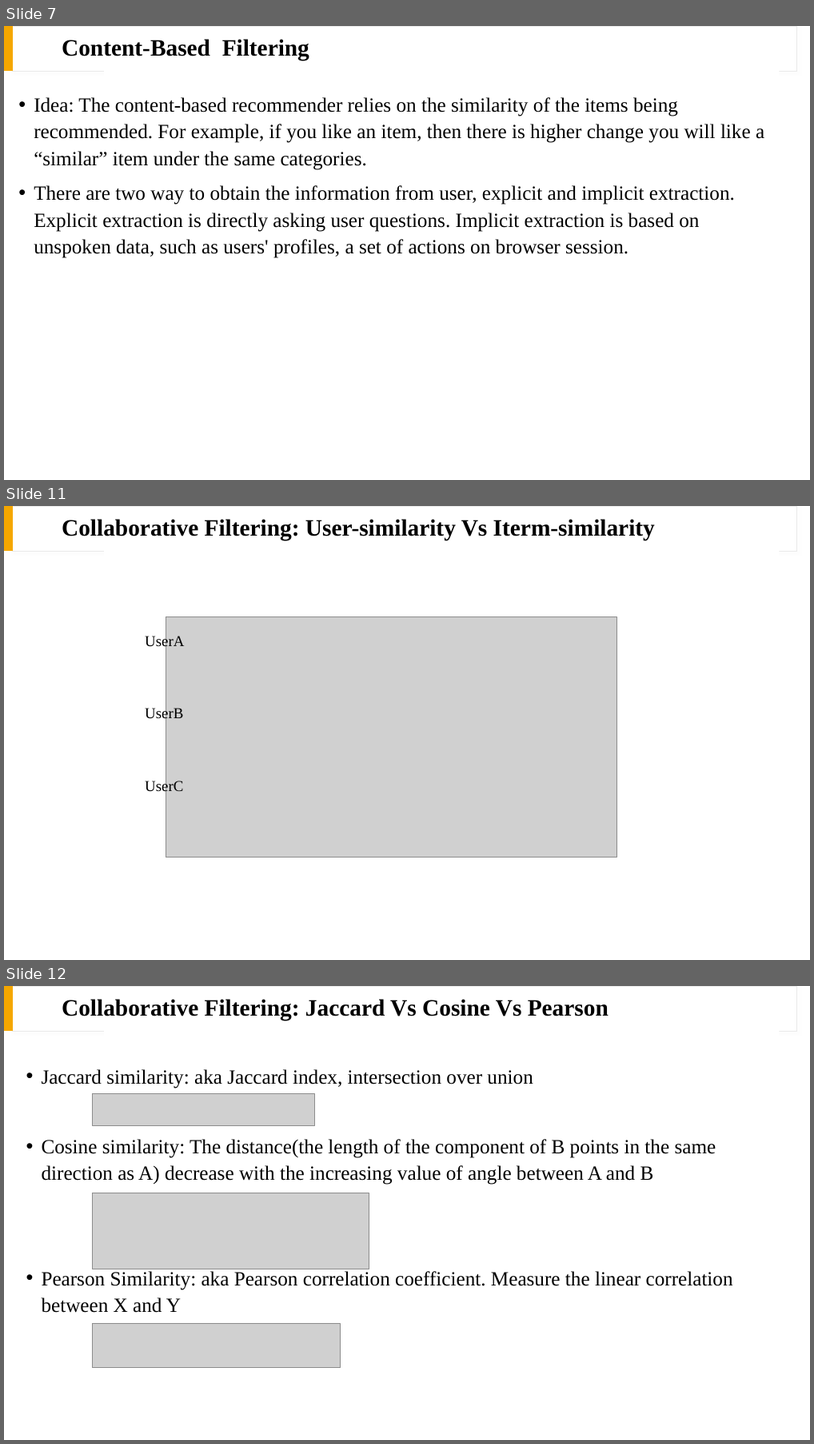
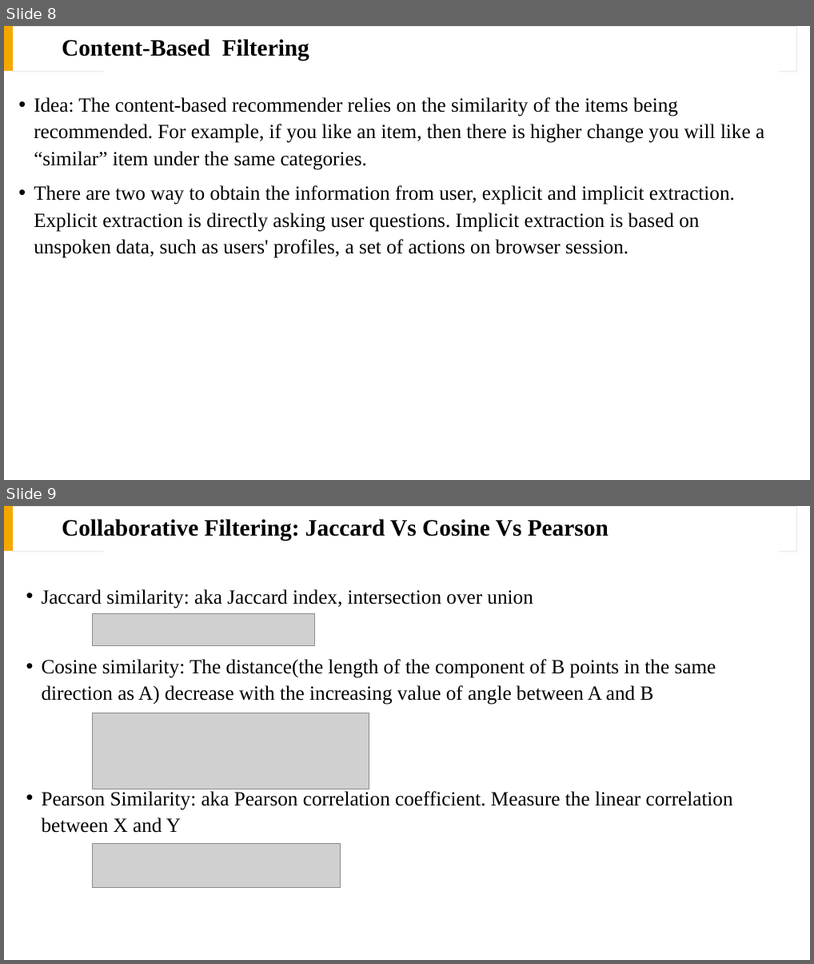
Before and after one commit to drago1234/CSE5525-Final-Project, a slide deck: presentation.pptx. Shown one above the other, each under a label of ours: slides 7, 11 and 12 before the commit, slides 8 and 9 after it; the slides between them are not shown. The pictures are 814x1444 and 814x964 pixels, drawn with LibreOffice and Linux fonts; fonts in the diff are those of the drawing; grey boxes stand for pictures. Boxes give left, top, right and bottom in pixels: in the first picture for what was removed or moved away, otherwise in the second. Text is boxed around its words. In the diff, an @@ line names an element or a change of style, - is before the commit and + after.

```diff
--- a/presentation.pptx
+++ b/presentation.pptx
@@ slide 11 removed at (4, 506, 810, 960), background #FFFFFF; not listed: 3 template elements that a slide beside it also shows @@
@@ title removed at (62, 519, 655, 540) @@
-Collaborative Filtering: User-similarity Vs Iterm-similarity
@@ picture removed at (166, 616, 617, 857) @@
@@ text removed at (145, 634, 184, 795) @@
-UserA
-UserB
-UserC
@@ what was slide 7 is now slide 8 @@
@@ what was slide 12 is now slide 9 @@
```
Also in this commit, not shown: 3 slides changed, 4 slides added, 11 other slides removed, 2 other files.
